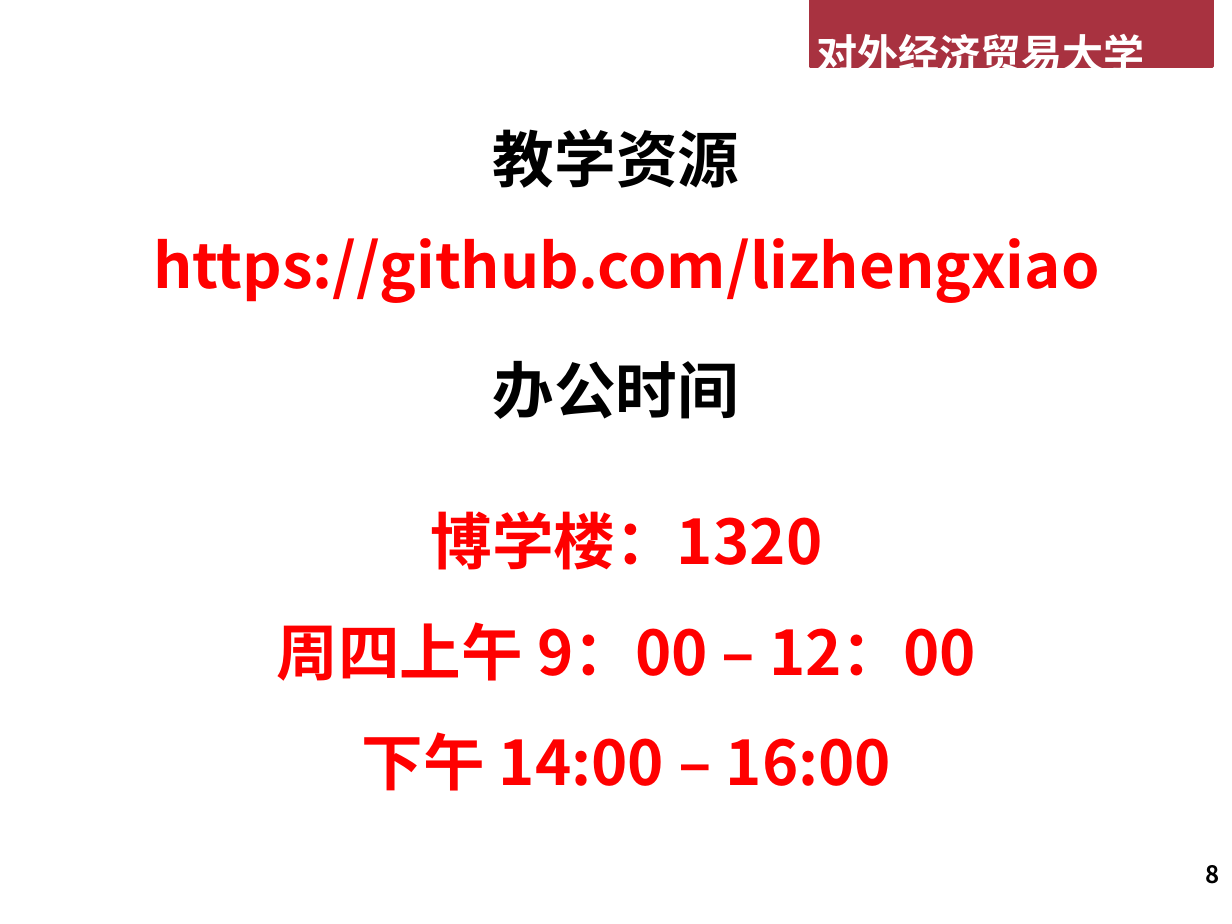
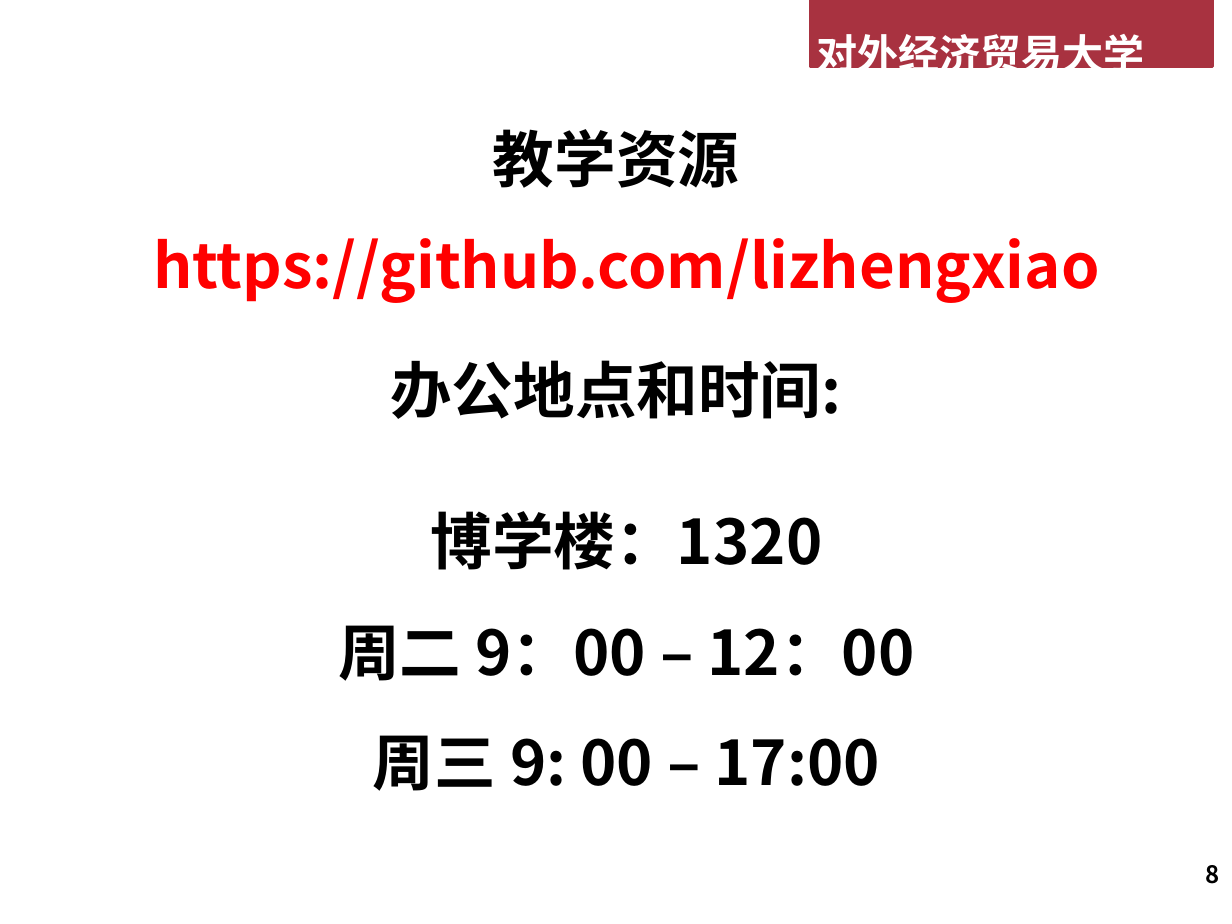
Before and after one commit to lizhengxiao/Non-life-Insurance-Ratemaking, a slide deck: slide 8 of Lectures/01 课程简介.pptx. Drawn at 1232x924 pixels with LibreOffice and Linux fonts; fonts in the diff are those of the drawing; background and template pictures are left out. Boxes give left, top, right and bottom in pixels: in the first picture for what was removed or moved away, otherwise in the second. Text is boxed around its words. In the diff, an @@ line names an element or a change of style, - is before the commit and + after.

```diff
--- a/Lectures/01 课程简介.pptx
+++ b/Lectures/01 课程简介.pptx
@@ text at (390,360,841,419): text changed @@
-办公时间
+办公地点和时间:
@@ text at (431,511,823,570): text colour #FF0000 to #000000 in "博学楼：1320" @@
@@ text at (338,625,915,791): text changed; text colour #FF0000 to #000000 @@
-周四上午 9：00 – 12：00
-下午 14:00 – 16:00
+周二 9：00 – 12：00
+周三 9: 00 – 17:00
```
Also in this commit, not shown: 5 other slides changed, 8 other files.
